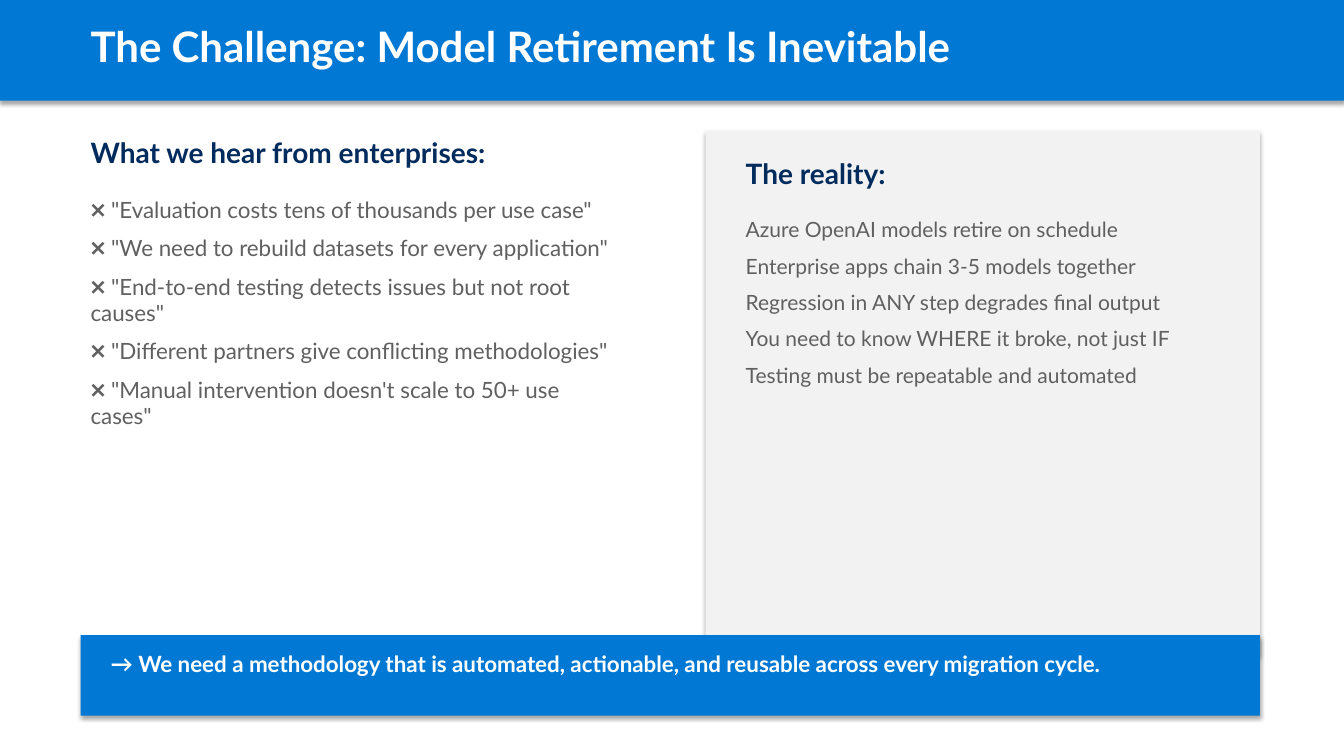
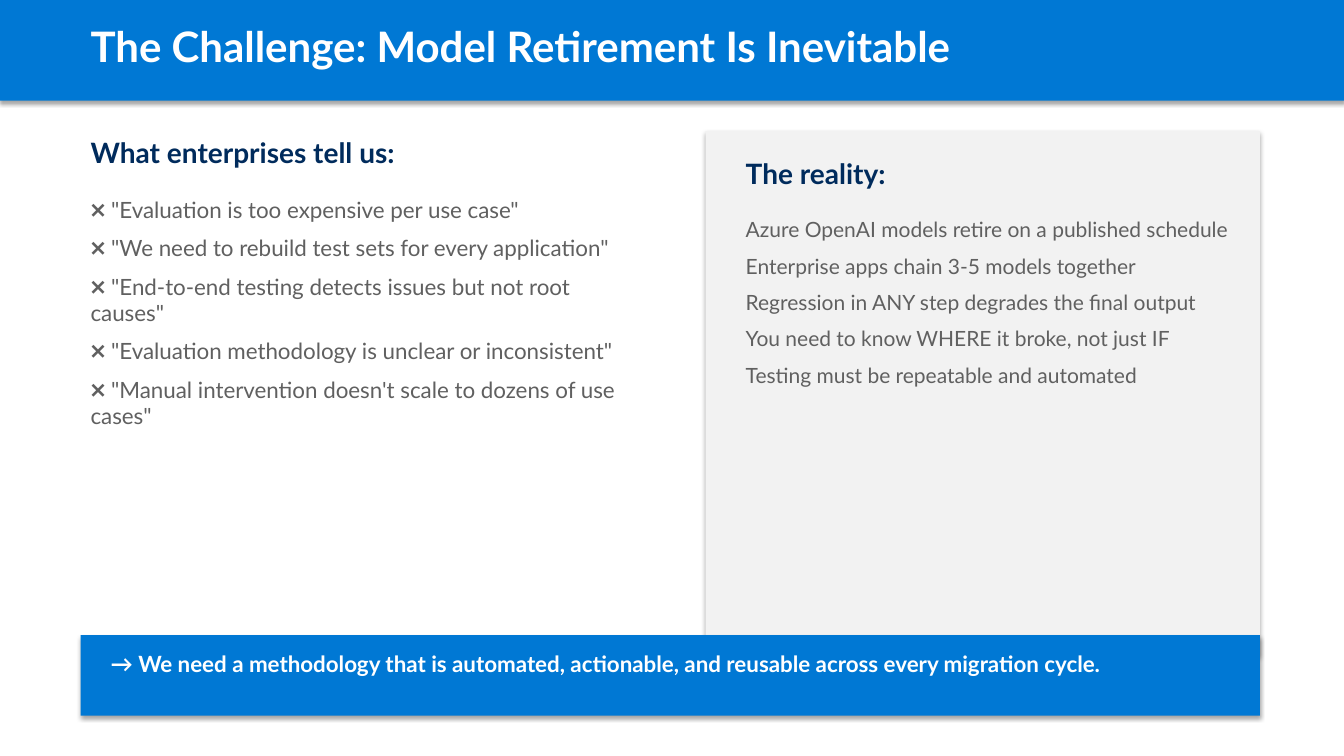
Before and after one commit to aiappsgbb/AOAI-models-migration, a slide deck: slide 2 of docs/azure-openai-model-migration-approach.pptx. Drawn at 1344x756 pixels with LibreOffice and Linux fonts; fonts in the diff are those of the drawing. Boxes give left, top, right and bottom in pixels: in the first picture for what was removed or moved away, otherwise in the second. Text is boxed around its words. In the diff, an @@ line names an element or a change of style, - is before the commit and + after.

```diff
--- a/docs/azure-openai-model-migration-approach.pptx
+++ b/docs/azure-openai-model-migration-approach.pptx
@@ text at box(91, 142, 394, 168): text changed @@
-What we hear from enterprises:
+What enterprises tell us:
@@ text at box(111, 201, 608, 260): text changed @@
-❌ "Evaluation costs tens of thousands per use case"
-❌ "We need to rebuild datasets for every application"
+❌ "Evaluation is too expensive per use case"
+❌ "We need to rebuild test sets for every application"
@@ text at box(746, 221, 1227, 241): text changed @@
-Azure OpenAI models retire on schedule
+Azure OpenAI models retire on a published schedule
@@ text at box(746, 294, 1196, 314): text changed @@
-Regression in ANY step degrades final output
+Regression in ANY step degrades the final output
@@ text at box(91, 342, 615, 424): text changed @@
-❌ "Different partners give conflicting methodologies"
-❌ "Manual intervention doesn't scale to 50+ use cases"
+❌ "Evaluation methodology is unclear or inconsistent"
+❌ "Manual intervention doesn't scale to dozens of use cases"
```
Also in this commit, not shown: 10 other slides changed, 4 slides added, 1 slide removed, 1 other file.
